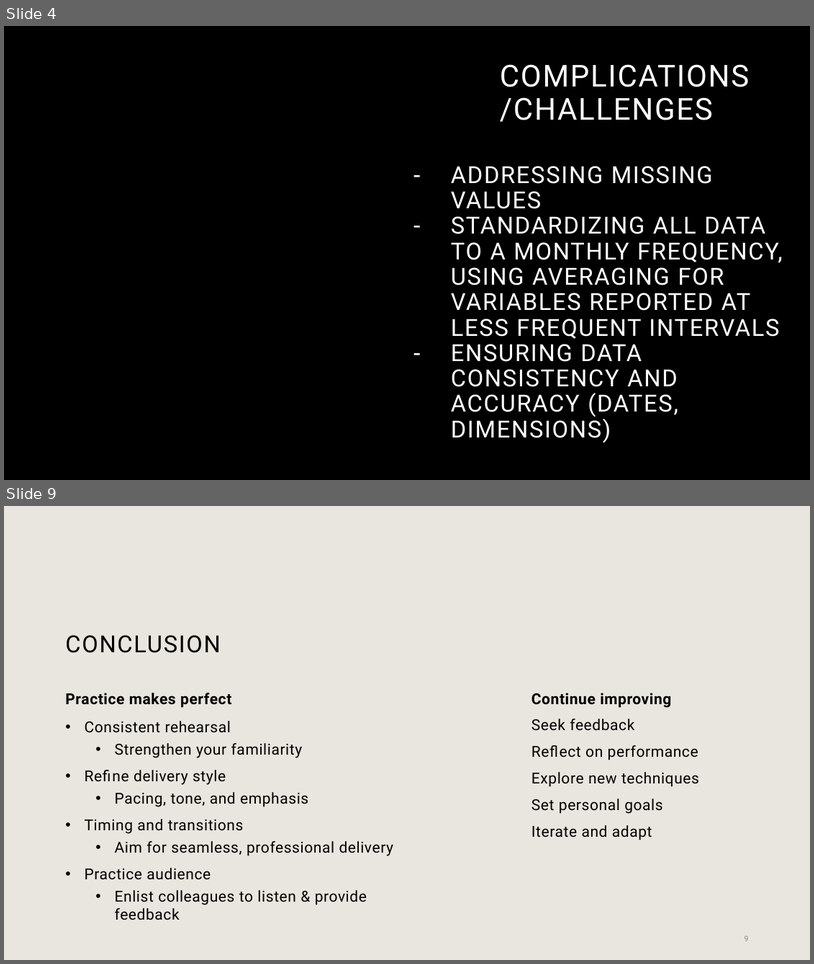
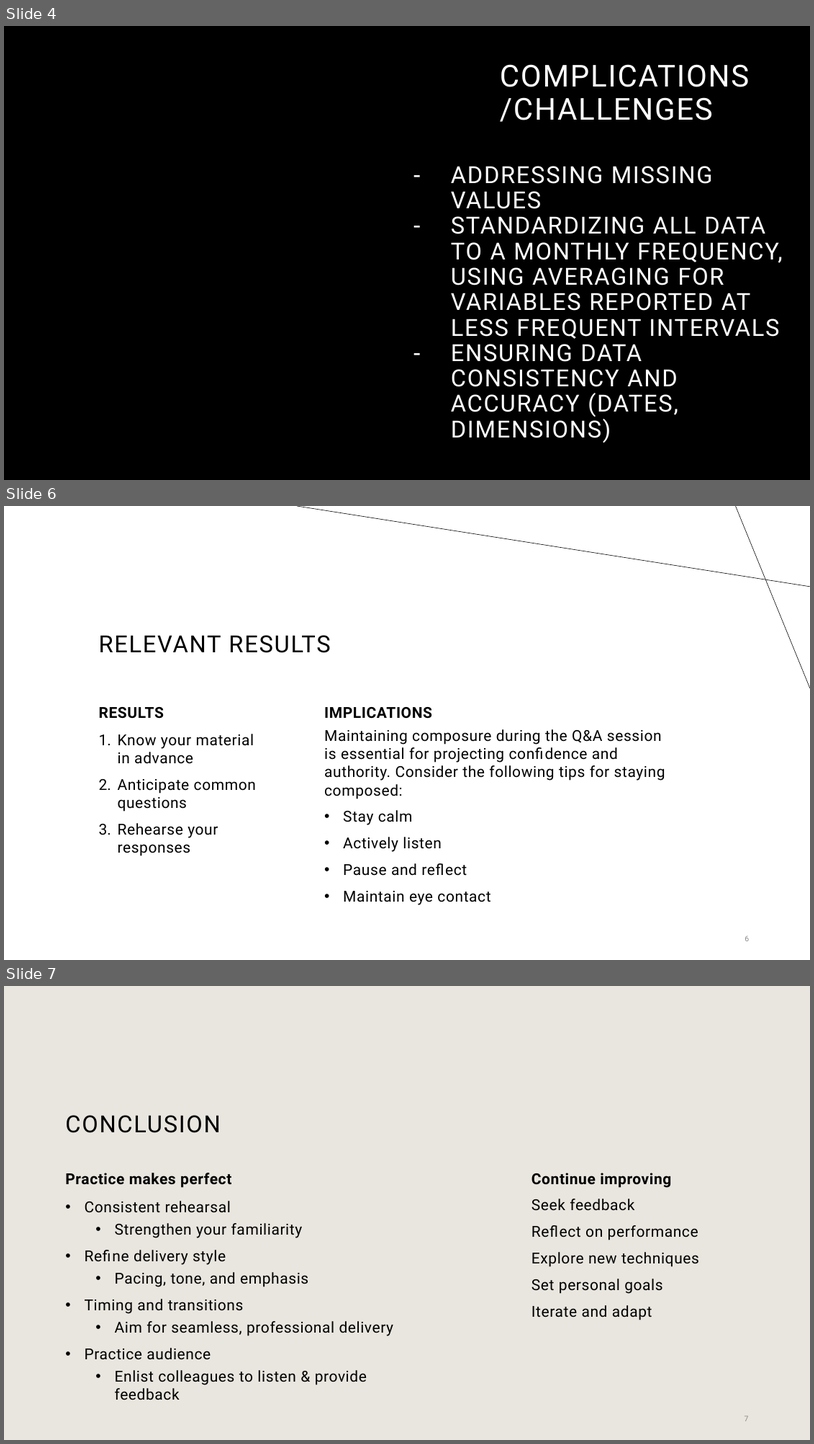
Before and after one commit to graciecakes4/ITEC621Project, a slide deck: ITEC621 Final Presentation.pptx. Shown one above the other, each under a label of ours: slides 4 and 9 before the commit, slides 4, 6 and 7 after it; the slides between them are not shown. The pictures are 814x964 and 814x1444 pixels, drawn with LibreOffice and Linux fonts; fonts in the diff are those of the drawing; background and template pictures are left out. Boxes give left, top, right and bottom in pixels: in the first picture for what was removed or moved away, otherwise in the second. Text is boxed around its words. In the diff, an @@ line names an element or a change of style, - is before the commit and + after.

```diff
--- a/ITEC621 Final Presentation.pptx
+++ b/ITEC621 Final Presentation.pptx
@@ slide 6 added at (4, 506, 810, 960), background #FFFFFF @@
@@ line added from (810, 587) to (297, 506), #000000 0.5 pt @@
@@ line added from (736, 506) to (810, 688), #000000 0.5 pt @@
@@ title added at (99, 635, 330, 653), 28 pt, text #000000 @@
+RELEVANT RESULTS
@@ text added at (99, 707, 164, 718), 18 pt, text #000000, bold @@
+RESULTS
@@ text added at (324, 707, 432, 718), 18 pt, text #000000, bold @@
+IMPLICATIONS
@@ text added at (118, 734, 256, 856), 18 pt, text #000000 @@
+1. Know your material in advance
+2. Anticipate common questions
+3. Rehearse your responses
@@ text added at (324, 729, 666, 905), 18 pt, text #000000 @@
+Maintaining composure during the Q&A session is essential for projecting confidence and authority. Consider the following tips for staying composed:
+  • Stay calm
+  • Actively listen
+  • Pause and reflect
+  • Maintain eye contact
@@ page number added at (745, 935, 749, 941), 9 pt, text #8C8C8C @@
+6
@@ what was slide 9 is now slide 7 @@
```
Also in this commit, not shown: 3 slides changed, 3 slides removed.
